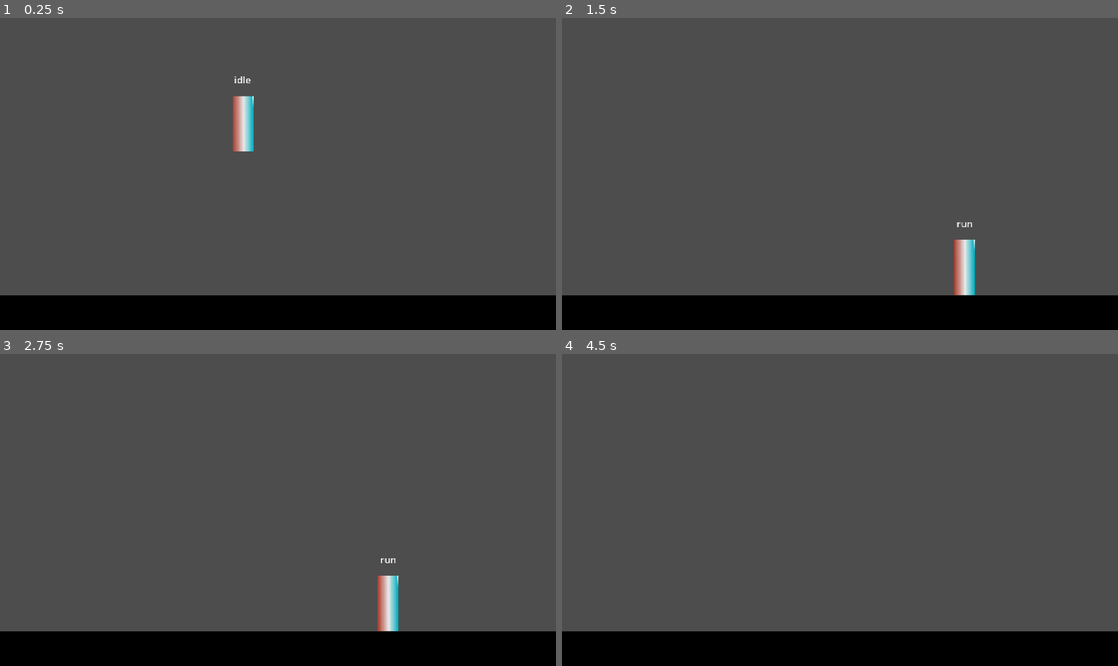
Above: before the commit, frames 1-4 (two rows, left to right).
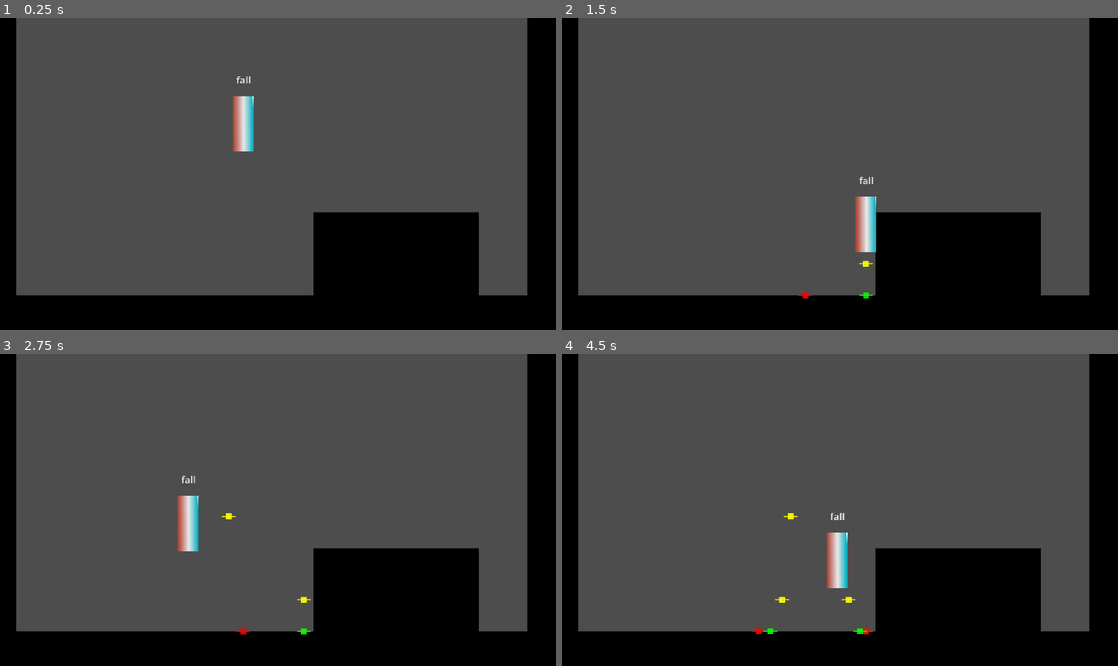
Above: after the commit, the same moments.

Repository: scruffyfish/Emocity
Game: Godot game, scene res://screen/playground.tscn
Two runs of this game, one before a commit and one after it. Both use one fixed random seed, a clock stepped at 60 frames per second and the inputs below.
Inputs:
- Up to frame 1 (0.25 s): no input
- Up to frame 2 (1.5 s): hold Space (jump) 0.53-1.28 s; hold D (right) from 0.53 s (still down); tap Space (jump) at 1.35 s
- Up to frame 3 (2.75 s): tap Space (jump) at 1.52, 1.82 s; release D (right) at 2.03 s; hold A (left) from 2.03 s (still down); hold Space (jump) from 2.03 s (still down)
- Up to frame 4 (4.5 s): release A (left) at 2.78 s; release Space (jump) at 2.78 s; hold D (right) 2.78-4.28 s; tap Space (jump) at 2.85, 3.02, 3.32, 4.35 s; hold Space (jump) 3.53-4.28 s; tap Enter at 4.25 s; hold A (left) from 4.28 s (still down)

The runs differ from the first frame. In frame 1, 15% of the frame differs, in the area x 0-100%, y 0-89%; in frame 2, 16%; in frame 3, 16%; in frame 4, 16%, in the area x 0-100%, y 0-90%.

Commit message:
Add files via upload

Diff:
--- /dev/null
+++ b/first-game/player/debug_jump.tscn
@@ -0,0 +1,31 @@
+[gd_scene format=3 uid="uid://ds07lqp6ctdo0"]
+
+[sub_resource type="Gradient" id="Gradient_qjkh3"]
+offsets = PackedFloat32Array(0, 0.596, 0.992, 1)
+colors = PackedColorArray(1, 1, 1, 1, 1, 1, 1, 1, 1, 1, 1, 0, 1, 1, 1, 1)
+
+[sub_resource type="GradientTexture2D" id="GradientTexture2D_g6k8r"]
+gradient = SubResource("Gradient_qjkh3")
+width = 5
+height = 5
+fill = 1
+fill_from = Vector2(0.5, 0.5)
+fill_to = Vector2(1, 0.5)
+
+[sub_resource type="Gradient" id="Gradient_boad6"]
+offsets = PackedFloat32Array(0, 0.004, 0.008, 0.996, 1)
+colors = PackedColorArray(1, 1, 1, 1, 1, 1, 1, 1, 1, 1, 1, 1, 1, 1, 1, 1, 1, 1, 1, 1)
+
+[sub_resource type="GradientTexture2D" id="GradientTexture2D_rgyib"]
+gradient = SubResource("Gradient_boad6")
+width = 12
+height = 1
+
+[node name="debug_jump" type="Node2D" unique_id=328050395]
+
+[node name="Sprite2D" type="Sprite2D" parent="." unique_id=1255954290]
+texture = SubResource("GradientTexture2D_g6k8r")
+
+[node name="Sprite2D2" type="Sprite2D" parent="." unique_id=445605160]
+self_modulate = Color(1, 1, 1, 0.78039217)
+texture = SubResource("GradientTexture2D_rgyib")
--- a/first-game/player/script/player.gd
+++ b/first-game/player/script/player.gd
@@ -1,6 +1,10 @@
 class_name  Player extends CharacterBody2D
 
 @export var move_speed : float = 150
+
+const DEBUG_JUMP = preload("uid://ds07lqp6ctdo0")
+
+
 
 #region /// state
 var states : Array[Playerstate]
@@ -67,3 +71,12 @@
 	var prev_direction : Vector2 = direction
 	direction = Input.get_vector("left","right","up","down")
 	pass
+
+func add_debug(color : Color = Color.RED) -> void:
+	var d : Node2D = DEBUG_JUMP.instantiate()
+	get_tree().root.add_child(d)
+	d.global_position = global_position
+	d.modulate = color
+	await get_tree().create_timer(3).timeout
+	d.queue_free()
+	pass
--- a/first-game/player/state/fall.gd
+++ b/first-game/player/state/fall.gd
@@ -9,7 +9,6 @@
 	pass
 
 func exit() -> void:
-
 	pass
 
 func	  handled_input(_event : InputEvent) -> Playerstate:
@@ -25,10 +24,12 @@
 
 # Called every frame. 'delta' is the elapsed time since the previous frame.
 func process(delta: float) -> Playerstate:
-	if player.direction.x != 0:
-		return run
+
 	return next_state
 
 func physics_process(delta: float) -> Playerstate:
-	player.velocity.x = 0
+	if player.is_on_floor():
+		player.add_debug(Color.RED)
+		return idle
+	player.velocity.x = player.direction.x * player.move_speed
 	return next_state
--- a/first-game/player/state/idle.gd
+++ b/first-game/player/state/idle.gd
@@ -32,4 +32,6 @@
 
 func physics_process(delta: float) -> Playerstate:
 	player.velocity.x = 0
+	if player.is_on_floor() == false:
+		return fall
 	return next_state
--- a/first-game/player/state/jump.gd
+++ b/first-game/player/state/jump.gd
@@ -1,21 +1,25 @@
 class_name Playerstatejump extends Playerstate
+
+@export var jump_velocity : float = 450.0
 
 func	 init() -> void:
 
 	pass
 
 func enter() -> void:
-
+	player.add_debug(Color.GREEN)
+	player.velocity.y -= jump_velocity
 	pass
 
 func exit() -> void:
-
+	player.add_debug(Color.YELLOW)
 	pass
 
-func	  handled_input(_event : InputEvent) -> Playerstate:
-
+func	  handled_input(event : InputEvent) -> Playerstate:
+	if event.is_action_released("jump"):
+		player.velocity.y *= 0.5
+		return fall
 	return next_state
-
 
 # Called when the node enters the scene tree for the first time.
 func _ready() -> void:
@@ -25,10 +29,13 @@
 
 # Called every frame. 'delta' is the elapsed time since the previous frame.
 func process(delta: float) -> Playerstate:
-	if player.direction.x != 0:
-		return run
+
 	return next_state
 
 func physics_process(delta: float) -> Playerstate:
-	player.velocity.x = 0
+	if player.is_on_floor():
+		return idle
+	if player.velocity.y >= 0:
+		return fall
+	player.velocity.x = player.direction.x * player.move_speed
 	return next_state
--- a/first-game/player/state/run.gd
+++ b/first-game/player/state/run.gd
@@ -15,7 +15,8 @@
 	pass
 
 func	  handled_input(_event : InputEvent) -> Playerstate:
-
+	if _event.is_action_pressed("jump"):
+		return jump
 	return next_state
 
 
@@ -33,4 +34,6 @@
 
 func physics_process(delta: float) -> Playerstate:
 	player.velocity.x = player.direction.x * player.move_speed
+	if player.is_on_floor() == false:
+		return fall
 	return next_state
--- a/first-game/screen/playground.tscn
+++ b/first-game/screen/playground.tscn
@@ -26,5 +26,38 @@
 [node name="CollisionShape2D" type="CollisionShape2D" parent="Sprite2D/StaticBody2D" unique_id=193264671]
 shape = SubResource("RectangleShape2D_m47cs")
 
+[node name="Sprite2D2" type="Sprite2D" parent="." unique_id=256373638]
+position = Vector2(-5, 96)
+rotation = 1.5707964
+scale = Vector2(15.9375, 1.1874996)
+texture = SubResource("GradientTexture2D_s8ndk")
+
+[node name="StaticBody2D" type="StaticBody2D" parent="Sprite2D2" unique_id=1386519213]
+
+[node name="CollisionShape2D" type="CollisionShape2D" parent="Sprite2D2/StaticBody2D" unique_id=1875642338]
+shape = SubResource("RectangleShape2D_m47cs")
+
+[node name="Sprite2D4" type="Sprite2D" parent="." unique_id=1505341335]
+position = Vector2(474, 63.000008)
+rotation = 1.5707964
+scale = Vector2(15.9375, 1.1874996)
+texture = SubResource("GradientTexture2D_s8ndk")
+
+[node name="StaticBody2D" type="StaticBody2D" parent="Sprite2D4" unique_id=654072783]
+
+[node name="CollisionShape2D" type="CollisionShape2D" parent="Sprite2D4/StaticBody2D" unique_id=2129273484]
+shape = SubResource("RectangleShape2D_m47cs")
+
+[node name="Sprite2D3" type="Sprite2D" parent="." unique_id=1858584702]
+position = Vector2(342.00003, 209)
+rotation = 1.5707964
+scale = Vector2(-2.563335, 4.4681964)
+texture = SubResource("GradientTexture2D_s8ndk")
+
+[node name="StaticBody2D" type="StaticBody2D" parent="Sprite2D3" unique_id=806267118]
+
+[node name="CollisionShape2D" type="CollisionShape2D" parent="Sprite2D3/StaticBody2D" unique_id=7817382]
+shape = SubResource("RectangleShape2D_m47cs")
+
 [node name="Player" parent="." unique_id=641918341 instance=ExtResource("1_s8ndk")]
 position = Vector2(210, 83)
